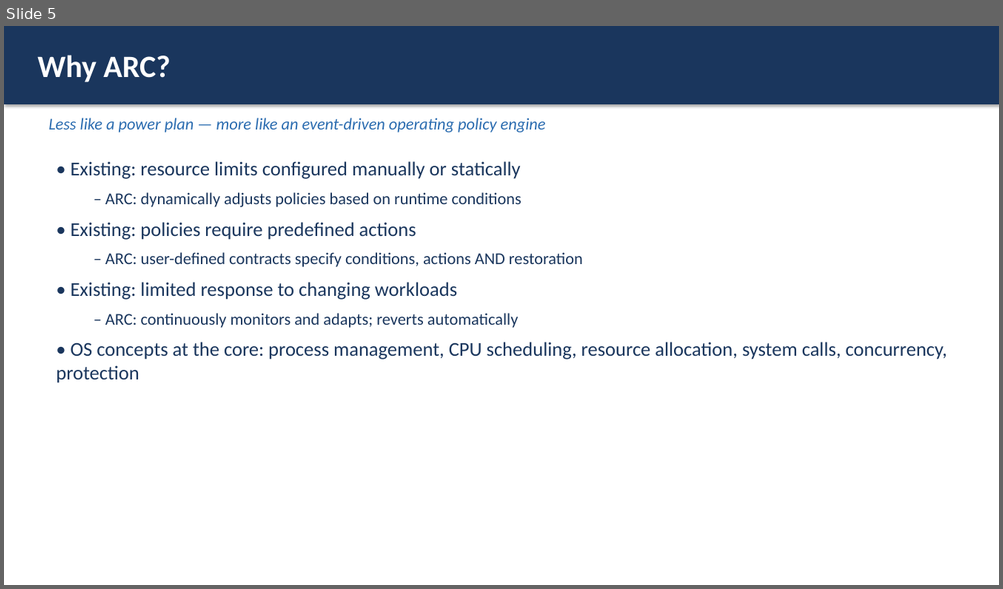
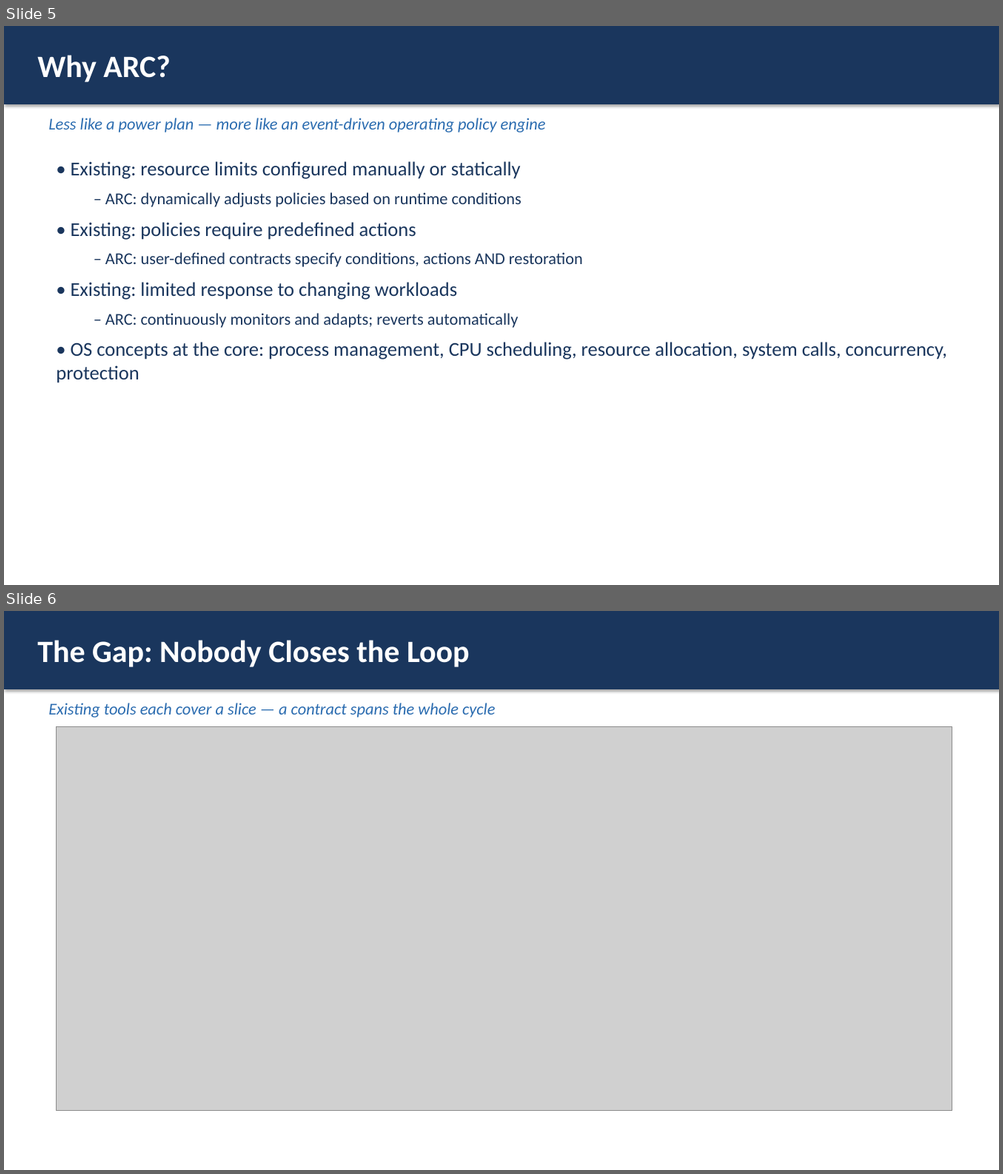
Before and after one commit to gagankishoreint-glitch/Arc2.0, a slide deck: docs/ARC_Final_Presentation.pptx. Shown one above the other, each under a label of ours: slide 5 before the commit, slides 5 and 6 after it. The pictures are 1003x589 and 1003x1174 pixels, drawn with LibreOffice and Linux fonts; fonts in the diff are those of the drawing; grey boxes stand for pictures. Boxes give left, top, right and bottom in pixels: in the first picture for what was removed or moved away, otherwise in the second. Text is boxed around its words. In the diff, an @@ line names an element or a change of style, - is before the commit and + after.

Commit message:
Terminal dashboard + closed-loop gap figure
- arc dashboard (rich): full-screen terminal UI - system gauges, contract
  lifecycle badges (IDLE/PENDING/ACTIVE/RESTORING), live event feed,
  CPU sparkline + event-marker history; plain-text fallback without rich
- TRIGGER_OFF now logged when a trigger clears (full lifecycle visibility)
- fig_gap.png: comparison table + closed policy loop (monitor->detect->
  decide->enforce->restore) with existing tools on individual arcs
- PPT: new 'The Gap: Nobody Closes the Loop' slide (19 slides total)
- Report: gap figure as Figure 1 in Literature Survey (figures renumbered)
- DEMO_GUIDE/README updated: dashboard is the demo centerpiece
- 40 tests passing (4 new dashboard/lifecycle tests)

```diff
--- a/docs/ARC_Final_Presentation.pptx
+++ b/docs/ARC_Final_Presentation.pptx
@@ slide 6 added at <box>4,611,999,1170</box>, background #FFFFFF @@
@@ rectangle added at <box>4,611,999,689</box>, fill #1A365D, 30 pt, text #FFFFFF, bold @@
+The Gap: Nobody Closes the Loop
@@ text added at <box>48,703,495,718</box>, 16 pt, text #2B6CB0, italic @@
+Existing tools each cover a slice — a contract spans the whole cycle
@@ picture added at <box>57,726,951,1111</box> @@
```
Also in this commit, not shown: 1 slide changed, 10 other files.
